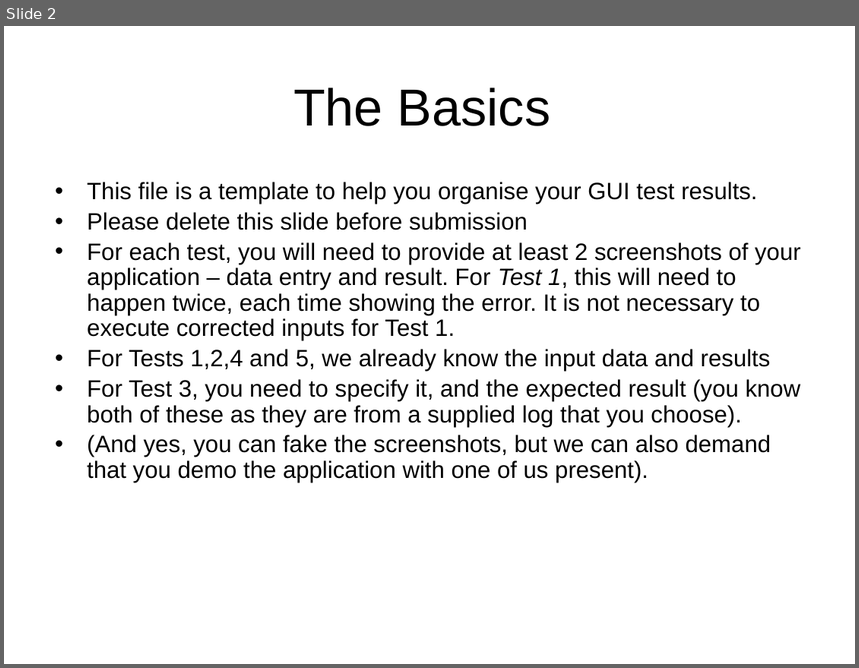
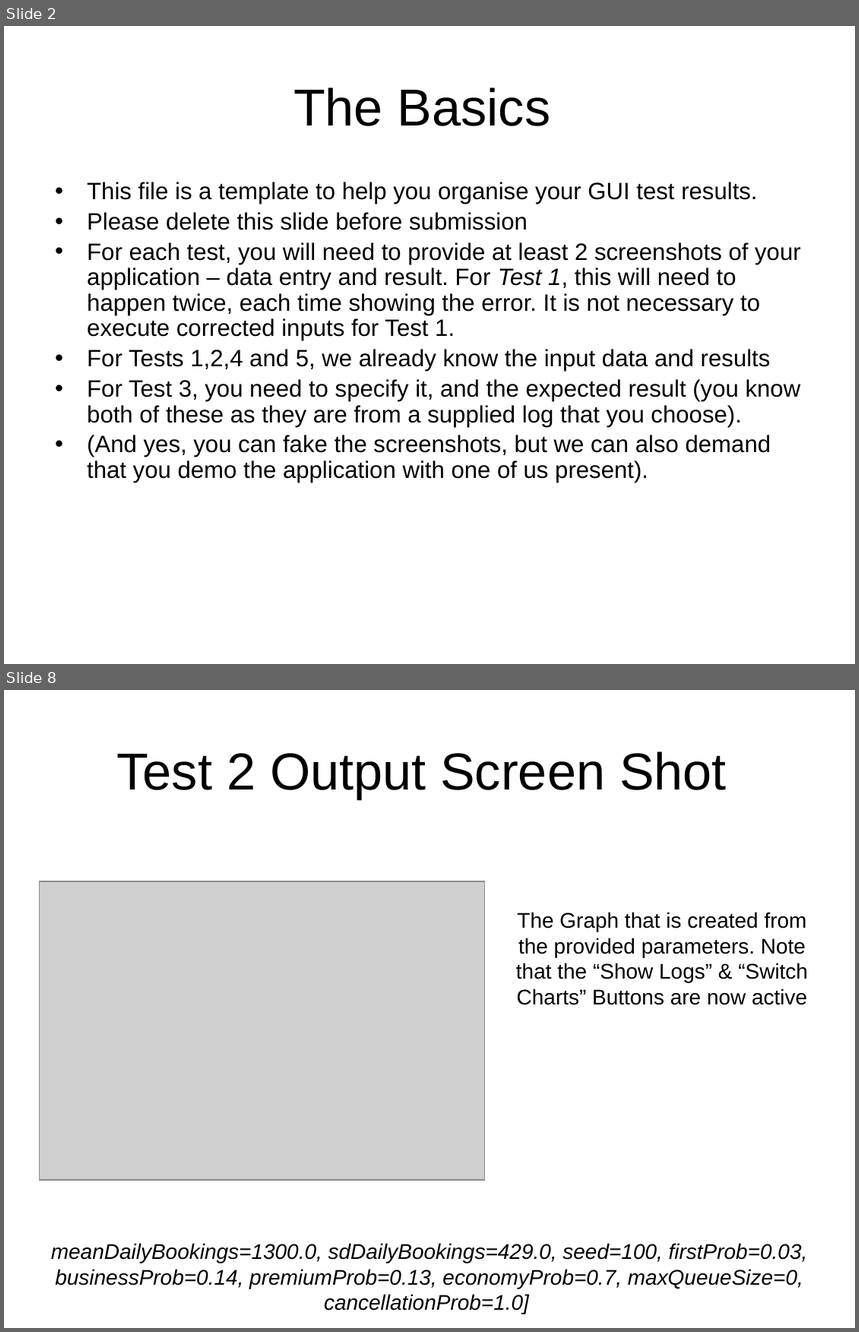
Before and after one commit to mitchellharvey97/Cab302-Ass2-2016, a slide deck: GUITestPlan.pptx. Shown one above the other, each under a label of ours: slide 2 before the commit, slides 2 and 8 after it; the slides between them are not shown. The pictures are 859x668 and 859x1332 pixels, drawn with LibreOffice and Linux fonts; fonts in the diff are those of the drawing; grey boxes stand for pictures. Boxes give left, top, right and bottom in pixels: in the first picture for what was removed or moved away, otherwise in the second. Text is boxed around its words. In the diff, an @@ line names an element or a change of style, - is before the commit and + after.

Commit message:
Adding Test Plan

```diff
--- a/GUITestPlan.pptx
+++ b/GUITestPlan.pptx
@@ slide 8 added at (4,690,855,1328), background #FFFFFF @@
@@ title added at (117,752,727,799), 44 pt, text #000000 @@
+Test 2 Output Screen Shot
@@ picture added at (40,882,485,1180) @@
@@ text added at (516,912,808,1005), 18 pt, text #000000 @@
+The Graph that is created from the provided parameters. Note that the “Show Logs” & “Switch Charts” Buttons are now active
@@ text added at (51,1243,808,1315), 18 pt, text #000000, italic @@
+meanDailyBookings=1300.0, sdDailyBookings=429.0, seed=100, firstProb=0.03, businessProb=0.14, premiumProb=0.13, economyProb=0.7, maxQueueSize=0, cancellationProb=1.0]
```
Also in this commit, not shown: 11 slides changed, 4 other slides added, 2 slides removed, 1 other file.
